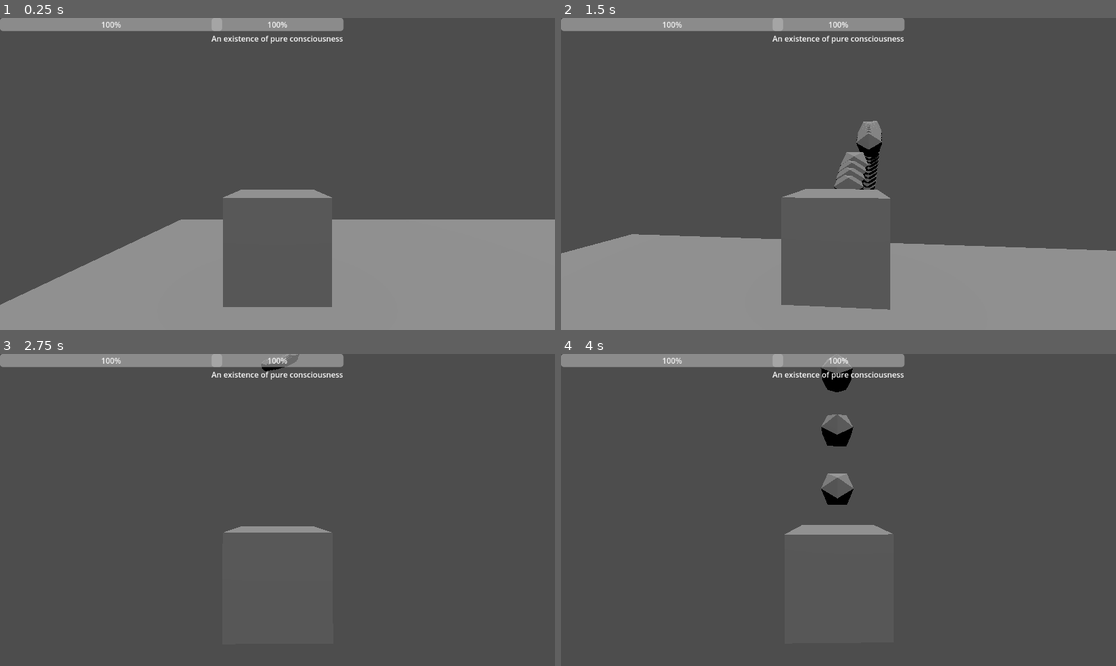
Above: before the commit, frames 1-4 (two rows, left to right).
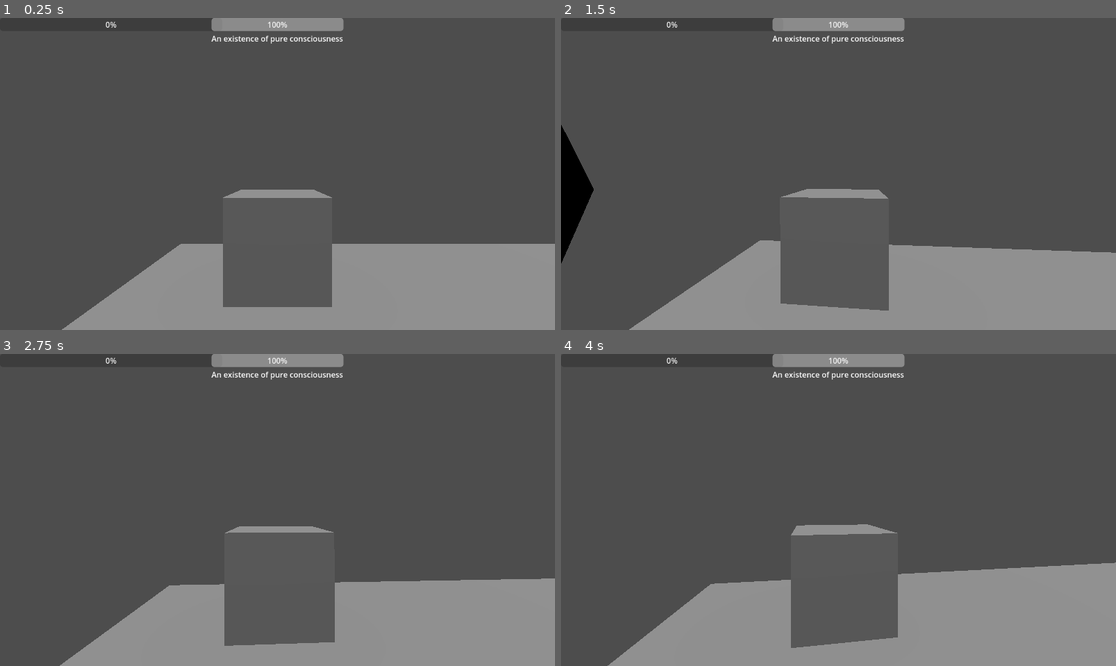
Above: after the commit, the same moments.

Repository: RavenRandomz/cube-extentialis-bossfight
Game: Godot game, scene res://testworld.tscn
The game is run twice, just before and just after one commit, with the same random seed, the same clock (stepped at 60 frames per second) and the same inputs.
Inputs (mouse positions are in pixels of both pictures, inside the frame that each line leads up to):
- Up to frame 1 (0.25 s): no input
- Up to frame 2 (1.5 s): tap Enter at 0.5 s; move the mouse to (866, 174) at 0.52 s; press the mouse at (866, 174) at 0.53 s; hold W (player_forward) from 0.53 s (still down); tap Space (player_jump) at 0.77 s; move the mouse to (810, 174) at 1.27 s; release the mouse at (810, 174) at 1.28 s; click (810, 174) at 1.35 s
- Up to frame 3 (2.75 s): keep holding W (player_forward); tap Space (player_jump) at 1.52 s; move the mouse to (288, 503) at 2.02 s; hold Shift from 2.03 s (still down); click (288, 503) at 2.3 s
- Up to frame 4 (4 s): keep holding W (player_forward); move the mouse to (832, 516) at 2.77 s; release Shift at 2.78 s; tap Alt at 2.85 s; tap Space (player_jump) at 3.02, 3.5, 3.77 s; click (832, 516) at 3.05 s; move the mouse to (877, 513) at 3.52 s; press the mouse at (877, 513) at 3.53 s; tap Ctrl at 3.6 s

The runs differ from the first frame. In frame 1, 9.5% of the frame differs, in the area x 0-100%, y 0-100%; in frame 2, 11%; in frame 3, 19%; in frame 4, 23%.
Error after the commit: Parse Error: Could not find type "PlayerBodyHandler" in the current scope. (res://scripts/player.gd:15)

Commit message:
Move player bullet logic to bullet_source
The player will now only communicate with the bullet_source on firing
rather than directly handling what bullets are spawned and where.

Diff:
--- a/character/player.tscn
+++ b/character/player.tscn
@@ -1,18 +1,19 @@
-[gd_scene load_steps=5 format=3 uid="uid://bnlvq0ut74cfd"]
+[gd_scene load_steps=6 format=3 uid="uid://bnlvq0ut74cfd"]
 
 [ext_resource type="Script" path="res://scripts/player.gd" id="1_tb1br"]
 [ext_resource type="PackedScene" uid="uid://2bmn74221edj" path="res://character/orbital_camera.tscn" id="2_iejax"]
+[ext_resource type="Script" path="res://scripts/basic_bullet_source.gd" id="3_dan72"]
 
 [sub_resource type="BoxShape3D" id="BoxShape3D_mm66v"]
 
 [sub_resource type="BoxMesh" id="BoxMesh_gn7qv"]
 
-[node name="Player" type="CharacterBody3D" node_paths=PackedStringArray("camera", "playerBody", "playerCollsionMesh", "bulletSource")]
+[node name="Player" type="CharacterBody3D" node_paths=PackedStringArray("camera", "playerBody", "playerCollsionMesh", "bullet_source")]
 script = ExtResource("1_tb1br")
 camera = NodePath("OrbitalCamera")
 playerBody = NodePath("MeshInstance3D")
 playerCollsionMesh = NodePath("CollisionShape3D")
-bulletSource = NodePath("MeshInstance3D/BulletSource")
+bullet_source = NodePath("MeshInstance3D/BulletSource")
 
 [node name="CollisionShape3D" type="CollisionShape3D" parent="."]
 shape = SubResource("BoxShape3D_mm66v")
@@ -25,3 +26,4 @@
 
 [node name="BulletSource" type="Node3D" parent="MeshInstance3D"]
 transform = Transform3D(1, 0, 0, 0, 1, 0, 0, 0, 1, 0, 0, 1.28324)
+script = ExtResource("3_dan72")
--- a/scripts/player.gd
+++ b/scripts/player.gd
@@ -10,7 +10,9 @@
 
 @export var min_health: float = 0
 @export var max_health: float = 1000
-@export var bulletSource: Node3D
+@export var bullet_source: BasicBulletSource
+
+var player_body_handler:PlayerBodyHandler
 
 var _stunned: bool = false
 
@@ -60,6 +62,8 @@
 func is_stunned():
 	return _stunned
 
+func _init():
+	pass
 
 func _ready():
 	display.set_health_bar_range(min_health, max_health)
@@ -110,12 +114,7 @@
 
 func _handle_bullet_firing(delta):
 	if Input.is_action_pressed("player_fire_bullet"):
-		var bullet: RigidBody3D = basic_bullet.instantiate()
-		print(bulletSource.transform)
-		bullet.global_position = bulletSource.global_position
-		bullet.transform.basis = bulletSource.global_transform.basis
-		bullet.fire()
-		get_parent().add_child(bullet)
+		bullet_source.fire()
 
 func _handle_translational_motion_logic(translational_input, delta):
 	var direction_basis = (camera.transform.basis * Vector3(translational_input.x, 0, translational_input.y)).normalized()
